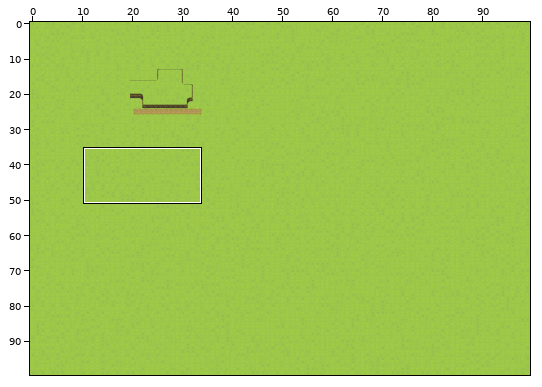
Tiled map: assets/Map.tmx. The first picture is a wide view before the edit; the outline marks the close-up.
Close-up. As it was:
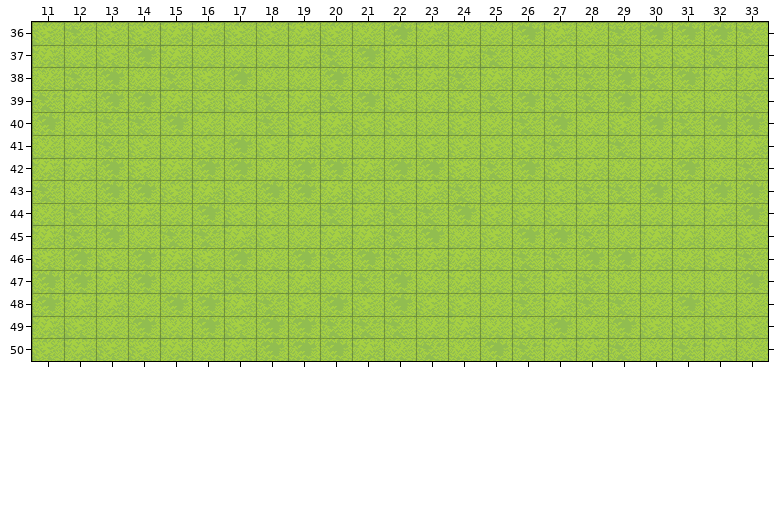
Cells are 34x24 px. Shown: x 11..33, y 36..50. The commit also changed other parts of the map, which this record leaves out.
And afterwards:
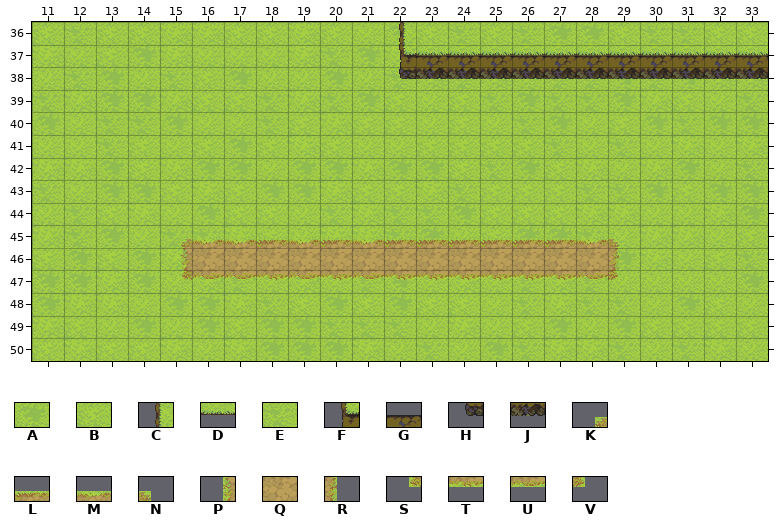
Key: from "glass": A 12, B 13, C 17, D 18, E 21, F 25, G 26, H 33, J 34, K 41, L 42, M 43, N 44, P 49, Q 50, R 52, S 57, T 58, U 59, V 60.
_ is an empty cell.
Diff:
Layer "ground-2":
y 45: x 15..29 _______________ -> KMMLMLMLLLLLLMN
y 46: x 15..29 _______________ -> PQQQQQQQQQQQQQR
y 47: x 15..29 _______________ -> SUUTUTUTTTTTTUV
Layer "ground-3":
y 37: x 23..33 ___________ -> GGGGGGGGGGG
y 38: x 22..33 ____________ -> HJJJJJJJJJJJ
Layer "ground-4":
y 36: x 22..33 ____________ -> CBEBEAABEEBB
y 37: x 22..33 ____________ -> FDDDDDDDDDDD
Boxes around the changes in both close-ups, in picture pixels (x1, y1, x2, y2):
added: (399, 22, 768, 79)
added: (181, 238, 619, 280)
